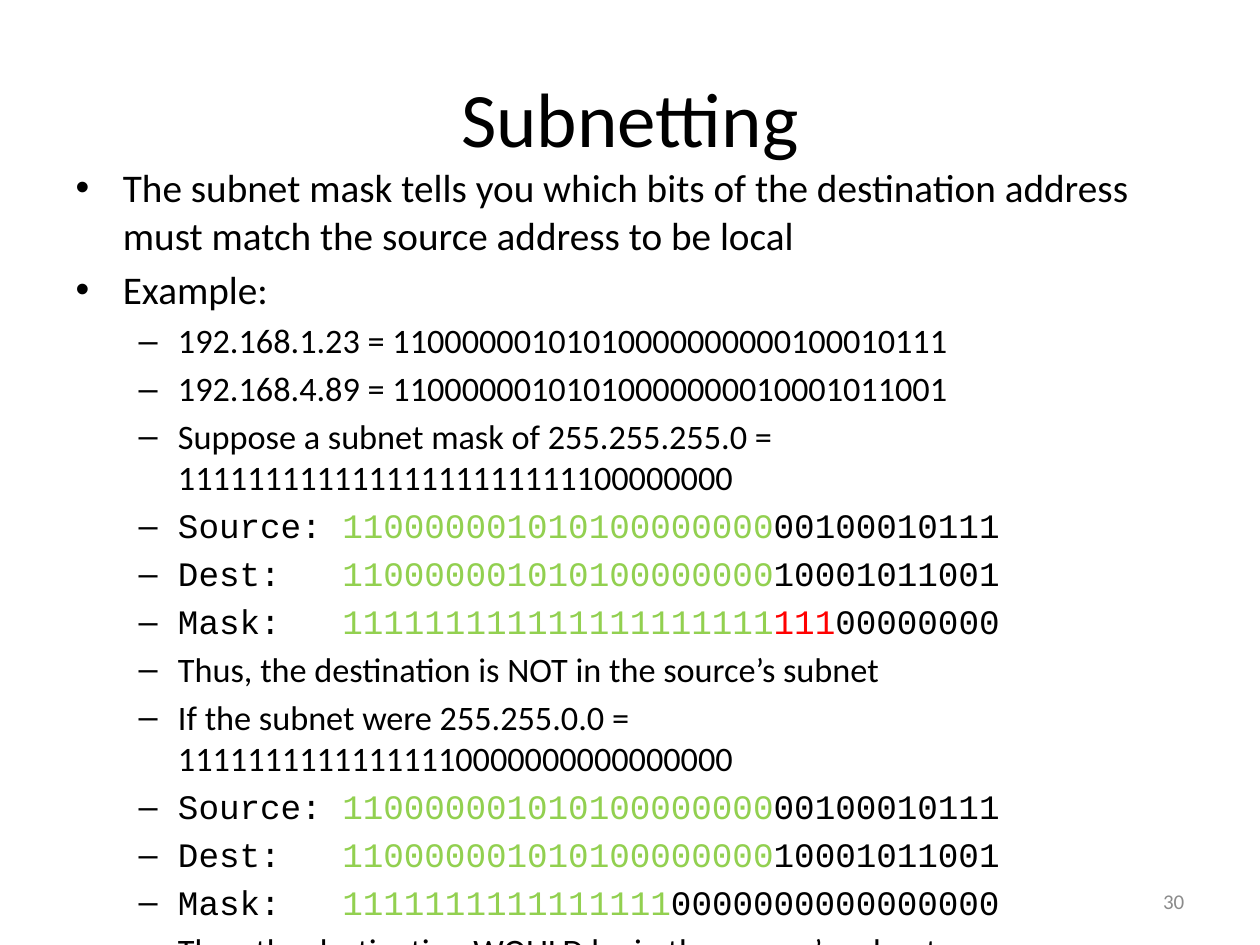
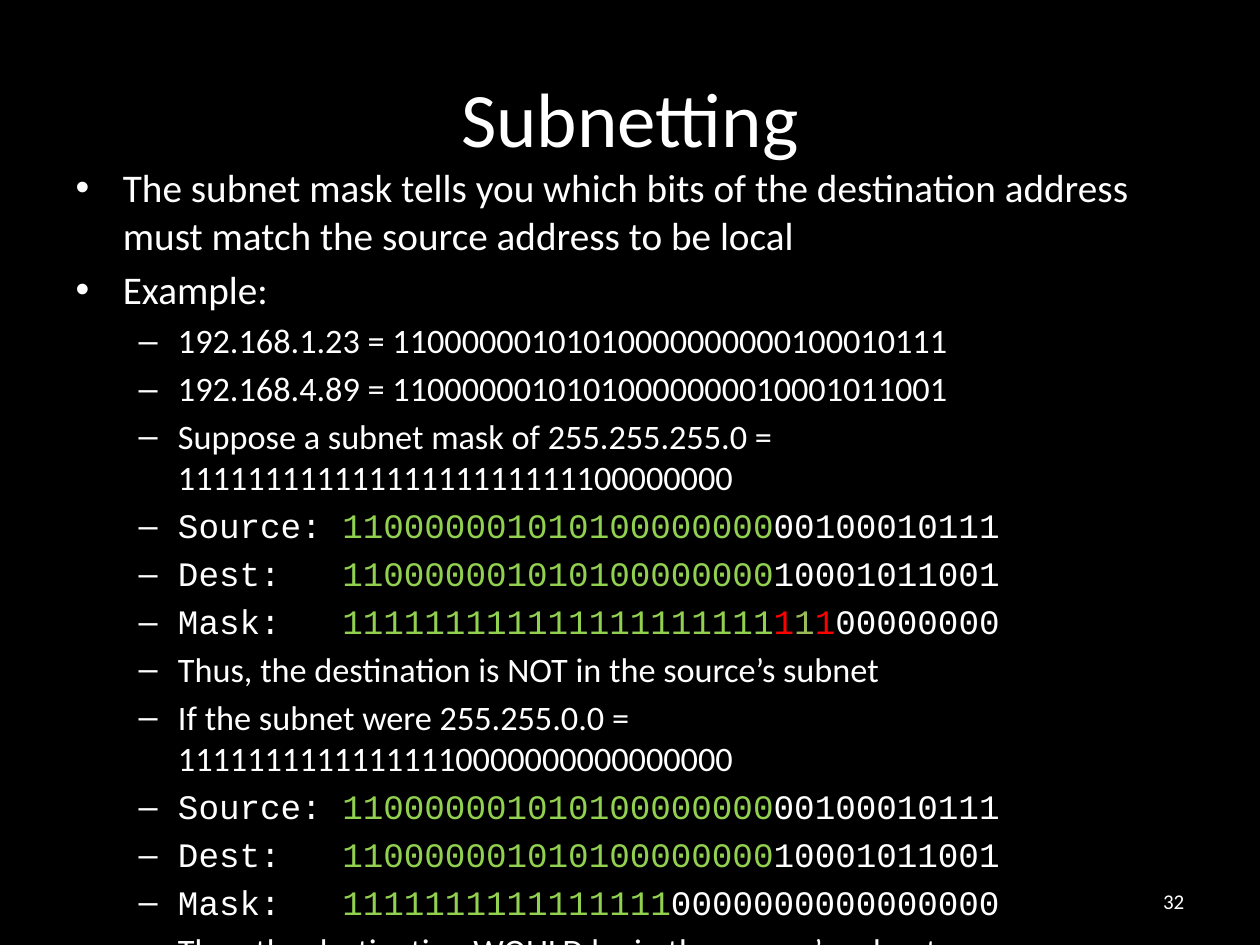
Before and after one commit to carlosgj/FRC-Training, a slide deck: slide 32 of Networking Basics.pptx (slide 30 before the commit). Drawn at 1260x945 pixels with LibreOffice and Linux fonts; fonts in the diff are those of the drawing; background and template pictures are left out. Boxes give left, top, right and bottom in pixels: in the first picture for what was removed or moved away, otherwise in the second. Text is boxed around its words. In the diff, an @@ line names an element or a change of style, - is before the commit and + after.

```diff
--- a/Networking Basics.pptx
+++ b/Networking Basics.pptx
@@ background #FFFFFF to #000000 @@
@@ title "Subnetting" at [461, 93, 798, 161]: text colour #000000 to #FFFFFF @@
@@ text "The subnet mask tells you ..." at [123, 174, 1128, 916]: text colour #000000 to #FFFFFF in "The subnet mask tells you which bits ...", "Example:", "192.168.1.23 = 11000000101010000000000100010111", "192.168.4.89 = 11000000101010000000010001011001" and 10 more places; text colour #FF0000 to #9BBB59 in "11111111111111111111111100000000" @@
@@ page number at [1163, 895, 1184, 909]: text changed; text colour #8C8C8C to #FFFFFF @@
-30
+32
```
Also in this commit, not shown: 62 other slides changed, 2 slides added, 1 other file.
